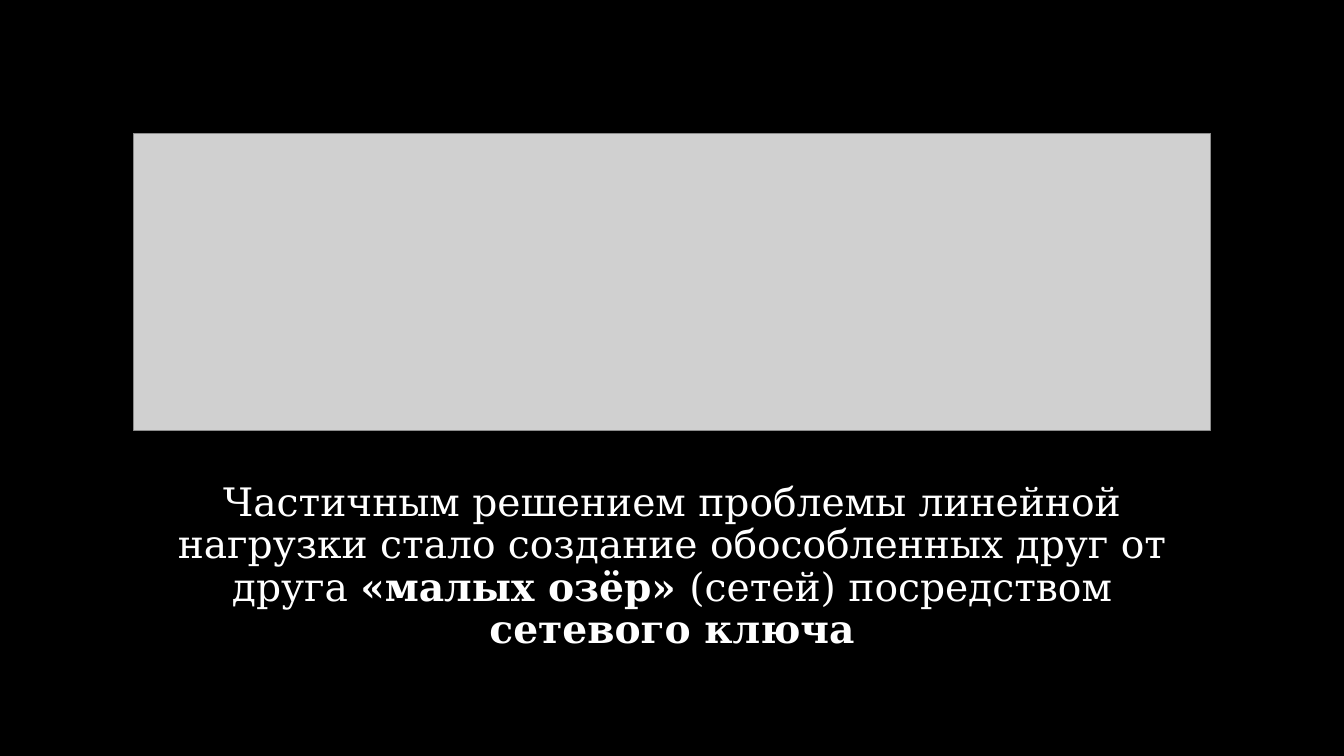
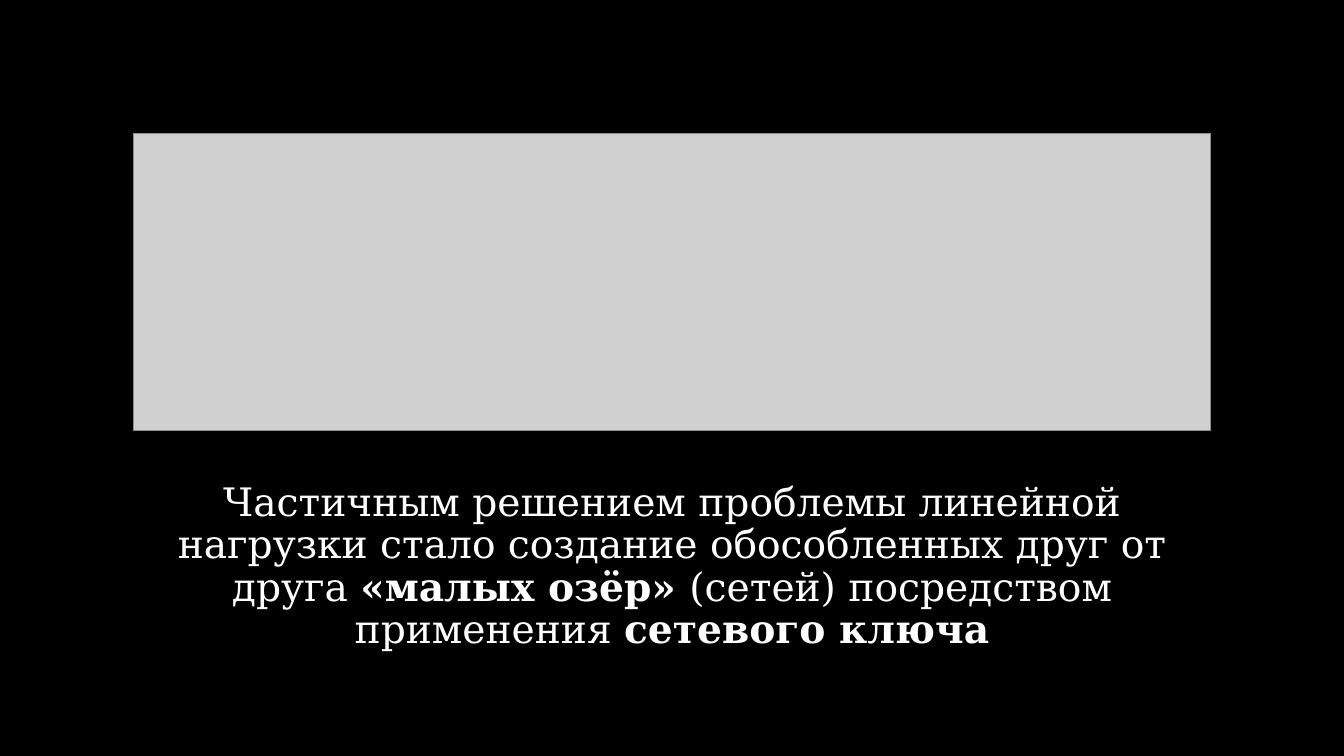
Before and after one commit to number571/go-peer, a slide deck: slide 11 of docs/hidden_lake_anonymous_network_view.pptx (slide 10 before the commit). Drawn at 1344x756 pixels with LibreOffice and Linux fonts; fonts in the diff are those of the drawing; grey boxes stand for pictures. Boxes give left, top, right and bottom in pixels: in the first picture for what was removed or moved away, otherwise in the second. Text is boxed around its words. In the diff, an @@ line names an element or a change of style, - is before the commit and + after.

```diff
--- a/docs/hidden_lake_anonymous_network_view.pptx
+++ b/docs/hidden_lake_anonymous_network_view.pptx
@@ text at (178, 485, 1166, 651): text changed @@
-Частичным решением проблемы линейной нагрузки стало создание обособленных друг от друга «малых озёр» (сетей) посредством сетевого ключа
+Частичным решением проблемы линейной нагрузки стало создание обособленных друг от друга «малых озёр» (сетей) посредством применения сетевого ключа
```
Also in this commit, not shown: 8 other slides changed, 6 slides added, 5 slides removed, 3 other files.
